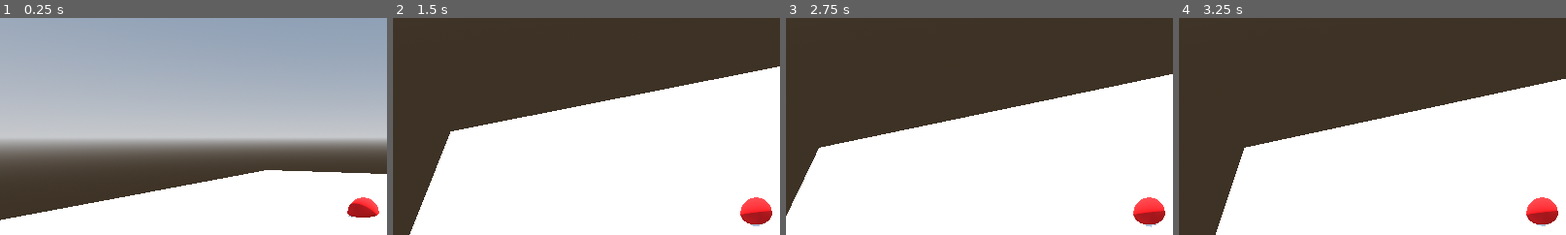
Above: before the commit, frames 1-4 (left to right).
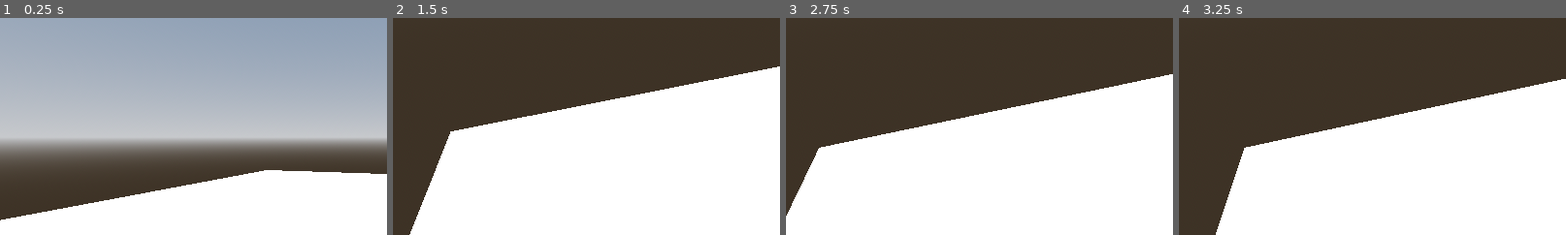
Above: after the commit, the same moments.

Repository: tyson-nw/godot_FreeLookCamera
Game: Godot game, scene res://Scenes/world.tscn
The game is run twice, just before and just after one commit, with the same random seed, the same clock (stepped at 60 frames per second) and the same inputs.
Inputs (mouse positions are % of the whole screen's width and height, from its top left):
- Up to frame 1 (0.25 s): no input
- Up to frame 2 (1.5 s): tap Enter at 0.5 s; move the mouse to (45, 70) at 0.52 s; tap Middle mouse button (flc_activate_zoom) at 0.6 s; click (45, 70) at 0.67 s; tap Space at 1.25 s; move the mouse to (80, 65) at 1.27 s; tap S (flc_camera_back) at 1.35 s; click (80, 65) at 1.42 s
- Up to frame 3 (2.75 s): tap Enter at 2 s; move the mouse to (20, 35) at 2.02 s; tap W (flc_camera_foreward) at 2.1 s; click (20, 35) at 2.17 s
- Up to frame 4 (3.25 s): tap Space at 2.75 s; move the mouse to (55, 50) at 2.77 s; tap A (flc_camera_left) at 2.85 s; click (55, 50) at 2.92 s
The pictures show only the part of the screen within x 3-53%, y 5-55%; the shares and areas given below are measured in that part.

The runs differ from the first frame. In frame 1, 0.6% of the frame differs, in the area x 89-98%, y 82-92%; in frame 2, 0.8%; in frame 3, 0.8%, in the area x 89-98%, y 82-97%; in frame 4, 0.8%.

Commit message:
Fixed freeze_zoom bug

Diff:
--- a/Scenes/free_look_camera.tscn
+++ b/Scenes/free_look_camera.tscn
@@ -1,6 +1,7 @@
-[gd_scene load_steps=4 format=3 uid="uid://dnfkuofhxxpe3"]
+[gd_scene load_steps=5 format=3 uid="uid://dnfkuofhxxpe3"]
 
 [ext_resource type="Script" path="res://Scripts/FreeLookCamera.gd" id="1_3y43t"]
+[ext_resource type="Script" path="res://Scripts/MainCamera.gd" id="2_15og0"]
 
 [sub_resource type="SphereMesh" id="SphereMesh_3h0l4"]
 
@@ -17,8 +18,10 @@
 [node name="VerticalPivot" type="Node3D" parent="Dolly/HorizontalPivot"]
 transform = Transform3D(1, 0, 0, 0, 0.919135, 0.393942, 0, -0.393942, 0.919135, 0, 0, 0)
 
-[node name="Camera3D" type="Camera3D" parent="Dolly/HorizontalPivot/VerticalPivot"]
+[node name="MainCamera" type="Camera3D" parent="Dolly/HorizontalPivot/VerticalPivot"]
 transform = Transform3D(1, 0, 0, 0, 1, 0, 0, 0, 1, 0, 0, 5)
+script = ExtResource("2_15og0")
+freeze_zoom = true
 
 [node name="target" type="MeshInstance3D" parent="Dolly"]
 visible = false
--- a/Scenes/world.tscn
+++ b/Scenes/world.tscn
@@ -1,7 +1,6 @@
-[gd_scene load_steps=13 format=3 uid="uid://2ikr418gwwws"]
+[gd_scene load_steps=9 format=3 uid="uid://2ikr418gwwws"]
 
-[ext_resource type="Script" path="res://Scripts/FreeLookCamera.gd" id="1_eyj6w"]
-[ext_resource type="Script" path="res://Scripts/MainCamera.gd" id="2_dhet1"]
+[ext_resource type="PackedScene" uid="uid://dnfkuofhxxpe3" path="res://Scenes/free_look_camera.tscn" id="1_6ojob"]
 
 [sub_resource type="ProceduralSkyMaterial" id="ProceduralSkyMaterial_aea5m"]
 sky_horizon_color = Color(0.64625, 0.65575, 0.67075, 1)
@@ -26,14 +25,6 @@
 [sub_resource type="StandardMaterial3D" id="StandardMaterial3D_pr1q4"]
 albedo_color = Color(0.0880475, 0.641009, 0.554031, 1)
 
-[sub_resource type="SphereMesh" id="SphereMesh_3h0l4"]
-
-[sub_resource type="StandardMaterial3D" id="StandardMaterial3D_r83ux"]
-albedo_color = Color(1, 0.11, 0.11, 1)
-
-[sub_resource type="CylinderShape3D" id="CylinderShape3D_3ly7e"]
-height = 1.03975
-
 [node name="World" type="Node3D"]
 
 [node name="WorldEnvironment" type="WorldEnvironment" parent="."]
@@ -53,27 +44,4 @@
 mesh = SubResource("SphereMesh_ehd5x")
 surface_material_override/0 = SubResource("StandardMaterial3D_pr1q4")
 
-[node name="FreeLookCamera" type="Node3D" parent="."]
-script = ExtResource("1_eyj6w")
-show_target = true
-
-[node name="Dolly" type="Node3D" parent="FreeLookCamera"]
-
-[node name="HorizontalPivot" type="Node3D" parent="FreeLookCamera/Dolly"]
-
-[node name="VerticalPivot" type="Node3D" parent="FreeLookCamera/Dolly/HorizontalPivot"]
-transform = Transform3D(1, 0, 0, 0, 0.919135, 0.393942, 0, -0.393942, 0.919135, 0, 0, 0)
-
-[node name="MainCamera" type="Camera3D" parent="FreeLookCamera/Dolly/HorizontalPivot/VerticalPivot"]
-transform = Transform3D(1, 0, 0, 0, 1, 0, 0, 0, 1, 0, 0, 5)
-script = ExtResource("2_dhet1")
-
-[node name="target" type="MeshInstance3D" parent="FreeLookCamera/Dolly"]
-mesh = SubResource("SphereMesh_3h0l4")
-skeleton = NodePath("../..")
-surface_material_override/0 = SubResource("StandardMaterial3D_r83ux")
-
-[node name="Area3D" type="Area3D" parent="FreeLookCamera/Dolly/target"]
-
-[node name="CollisionShape3D" type="CollisionShape3D" parent="FreeLookCamera/Dolly/target/Area3D"]
-shape = SubResource("CylinderShape3D_3ly7e")
+[node name="FreeLookCamera" parent="." instance=ExtResource("1_6ojob")]
